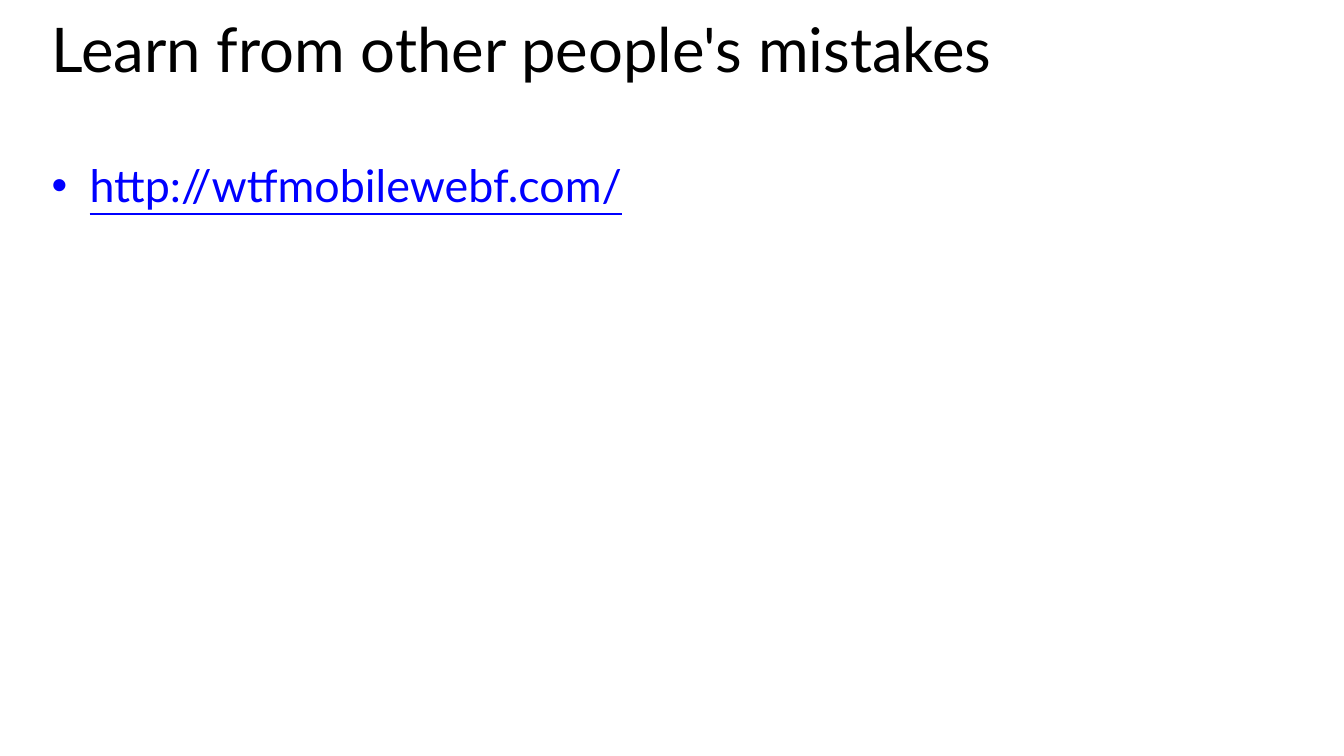
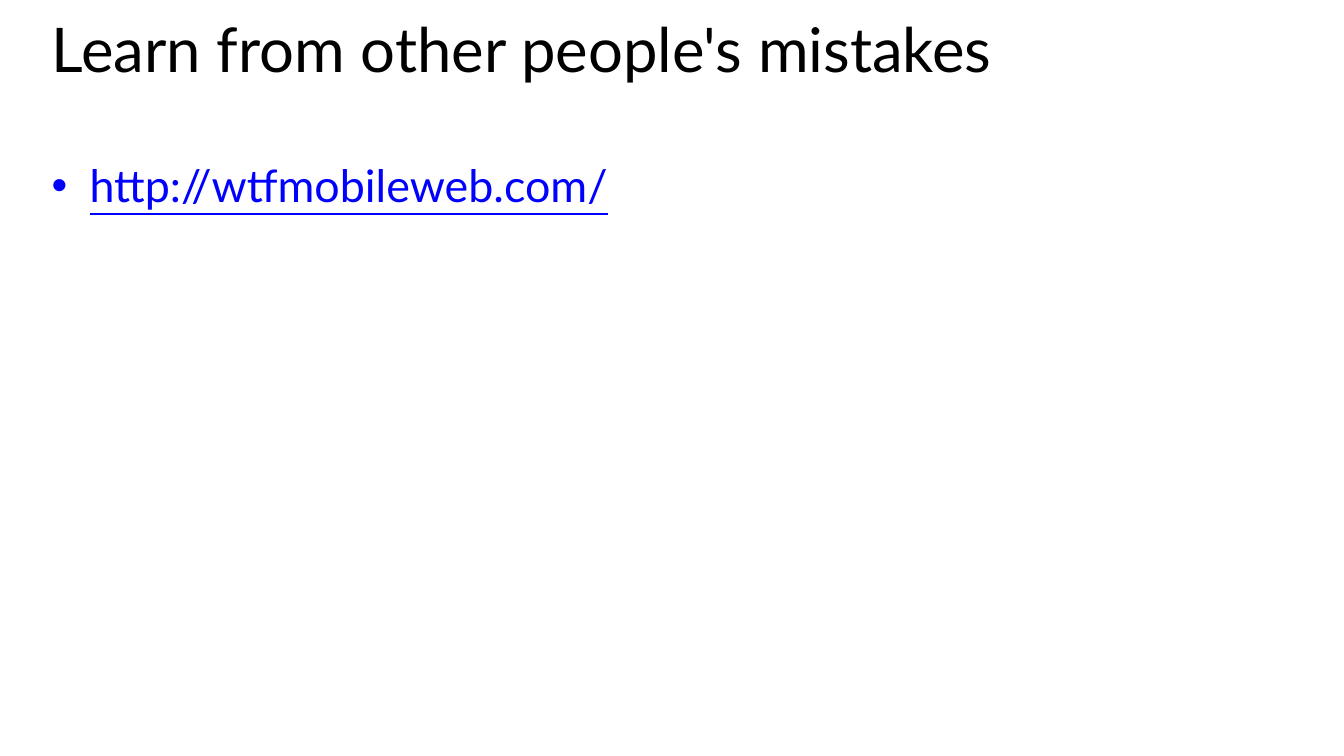
Before and after one commit to CharaD7/FrayedKnot, a slide deck: slide 36 of Slides/M1 Designing.pptx. Drawn at 1344x756 pixels with LibreOffice and Linux fonts; fonts in the diff are those of the drawing. Boxes give left, top, right and bottom in pixels: in the first picture for what was removed or moved away, otherwise in the second. Text is boxed around its words. In the diff, an @@ line names an element or a change of style, - is before the commit and + after.

```diff
--- a/Slides/M1 Designing.pptx
+++ b/Slides/M1 Designing.pptx
@@ text at (x1=90, y1=169, x2=608, y2=210): text changed @@
-• http://wtfmobilewebf.com/
+• http://wtfmobileweb.com/
```
Also in this commit, not shown: 1 other slide changed, 1 other file.
